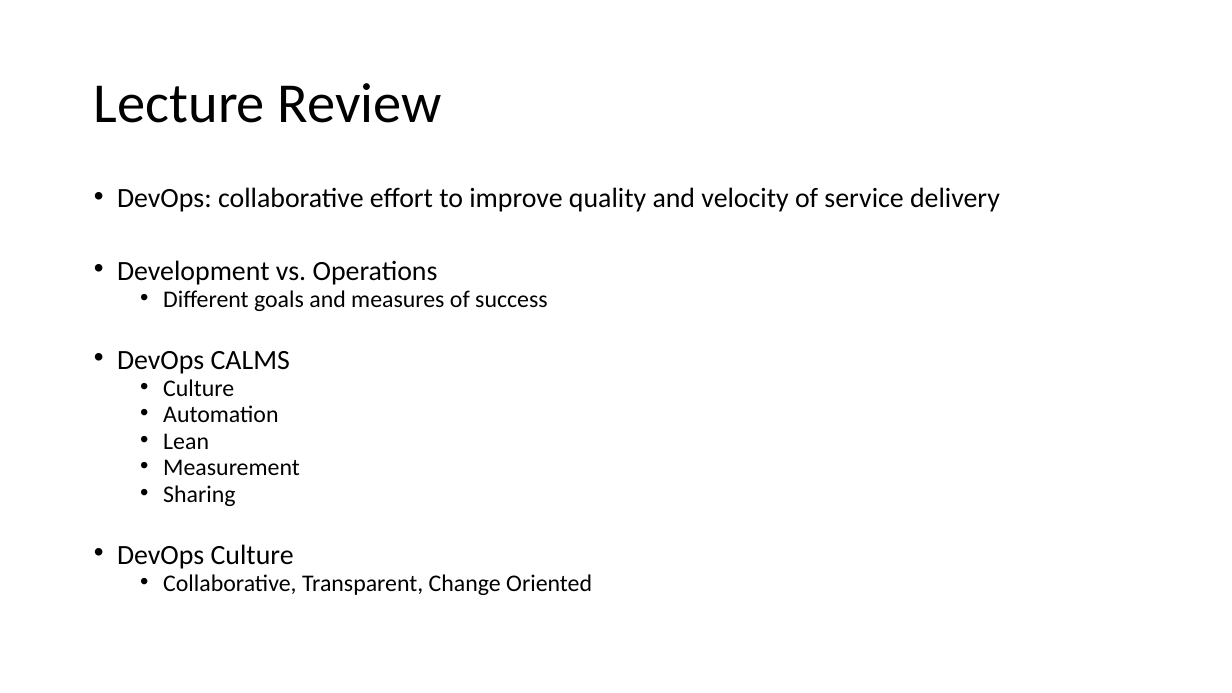
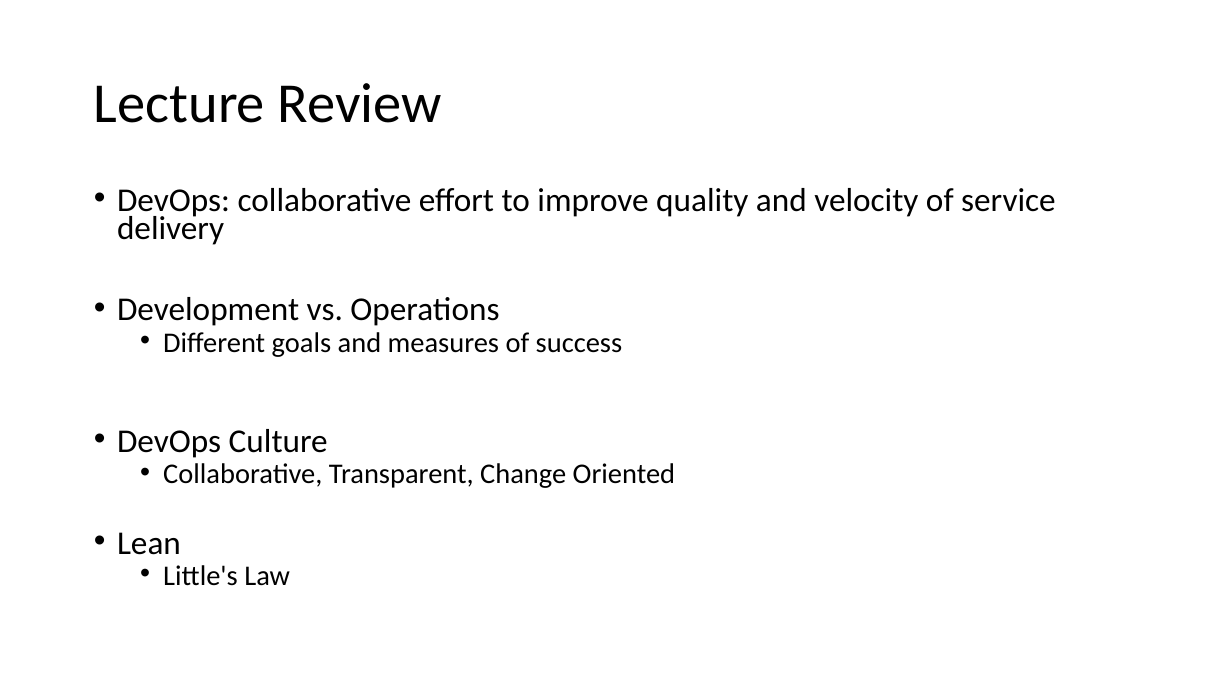
Before and after one commit to jasondbaker/infrastructure-class, a slide deck: slide 4 of review/lecture-review-week-6.pptx. Drawn at 1232x693 pixels with LibreOffice and Linux fonts; fonts in the diff are those of the drawing. Boxes give left, top, right and bottom in pixels: in the first picture for what was removed or moved away, otherwise in the second. Text is boxed around its words. In the diff, an @@ line names an element or a change of style, - is before the commit and + after.

```diff
--- a/review/lecture-review-week-6.pptx
+++ b/review/lecture-review-week-6.pptx
@@ text at <box>117,188,1056,488</box>: size 21.7 to 25.9 pt in "DevOps: collaborative effort to improve quality and ...", "Development vs. Operations", "DevOps Culture"; size 18.6 to 22.2 pt in "Different goals and measures of success", "Collaborative, Transparent, Change Oriented" @@
@@ text at <box>117,351,300,506</box>: paragraphs removed @@
-• DevOps CALMS
-  • Culture
-  • Automation
-  • Lean
-  • Measurement
-  • Sharing
@@ text at <box>117,532,290,586</box>: paragraphs added @@
+• Lean
+  • Little's Law
```
Also in this commit, not shown: 3 other slides changed, 1 slide removed, 7 other files.
